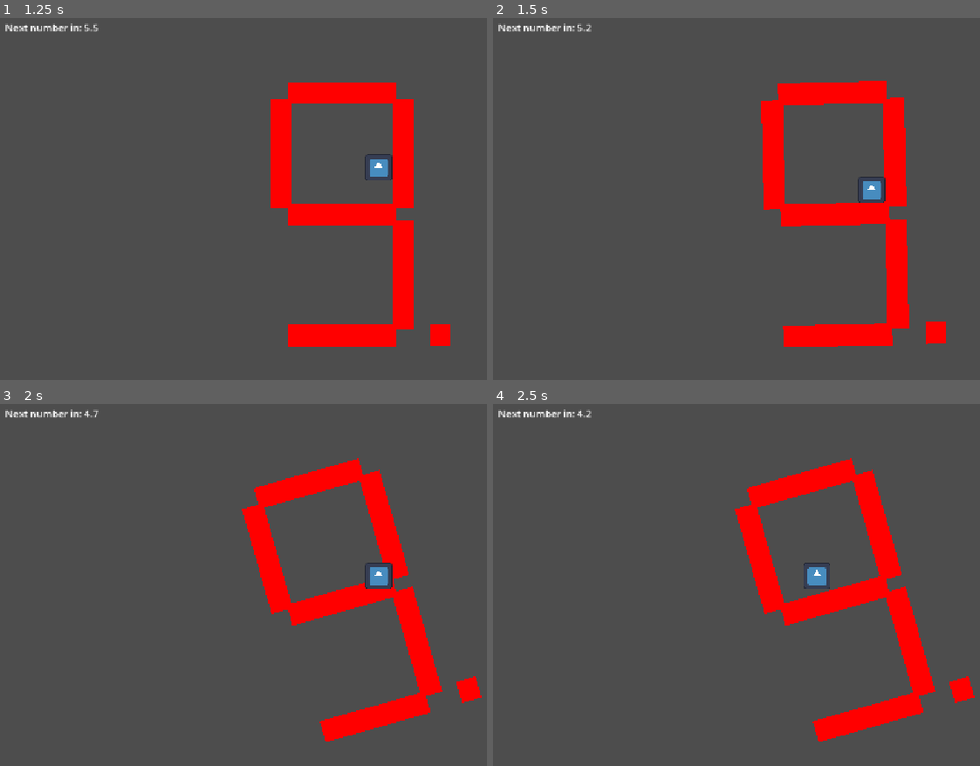
Above: before the commit, frames 1-4 (two rows, left to right).
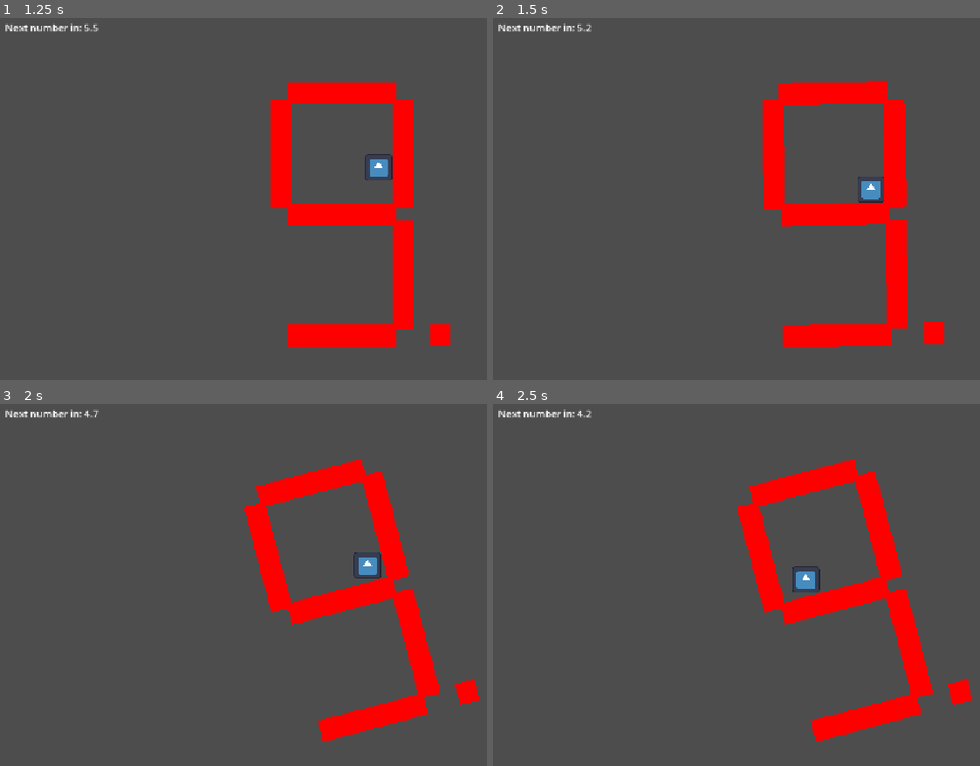
Above: after the commit, the same moments.

Repository: The-Quackonauts/DevilInTheDigits
Game: Godot game, scene res://scenes/game.tscn
Same seed, same stepped clock (60 frames per second), same inputs: the game is played once before the commit and once after it. The engine's default icon, where the game draws it, is replaced by a stand-in: a white triangle on a blue panel in a dark square.
Inputs (mouse positions are in pixels of both pictures, inside the frame that each line leads up to):
- Up to frame 1 (1.25 s): move the mouse to (outside the picture) at 0.52 s; hold D (move_right) from 0.53 s (still down); click (outside the picture) at 0.67 s; tap Space (jump) at 0.77 s
- Up to frame 2 (1.5 s): release D (move_right) at 1.25 s; drag from (697, 224) to (799, 282) at 1.27 s
- Up to frame 3 (2 s): no input
- Up to frame 4 (2.5 s): move the mouse to (906, 505) at 2.02 s; hold A (move_left) from 2.03 s (still down)

Frame 1 is identical in both runs. In frame 2, 0.4% of the frame differs, in the area x 55-94%, y 17-91%; in frame 3, 1.3%, in the area x 49-99%, y 14-94%; in frame 4, 1.2%.

Commit message:
fix collisions not rotating with 8 visuals

Diff:
--- a/countey-gamey/scenes/segment.tscn
+++ b/countey-gamey/scenes/segment.tscn
@@ -4,6 +4,7 @@
 size = Vector2(180, 36)
 
 [node name="AnimatableBody2D" type="AnimatableBody2D" unique_id=1452414413]
+sync_to_physics = false
 
 [node name="ColorRect" type="ColorRect" parent="." unique_id=1988811655]
 offset_left = -90.0
--- a/countey-gamey/scripts/digit_display.gd
+++ b/countey-gamey/scripts/digit_display.gd
@@ -32,7 +32,7 @@
 	_update_segments()
 
 
-func _process(delta: float) -> void:
+func _physics_process(delta: float) -> void:
 	if dragging:
 		var mouse_angle := (get_global_mouse_position() - global_position).angle()
 		_smooth_rotation_toward(mouse_angle + mouse_rotation_offset, delta)
